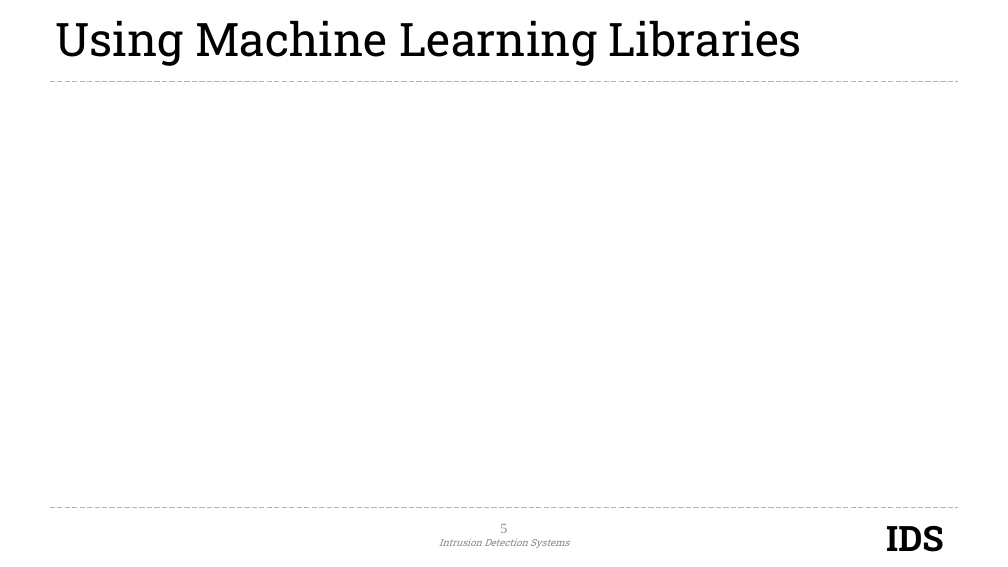
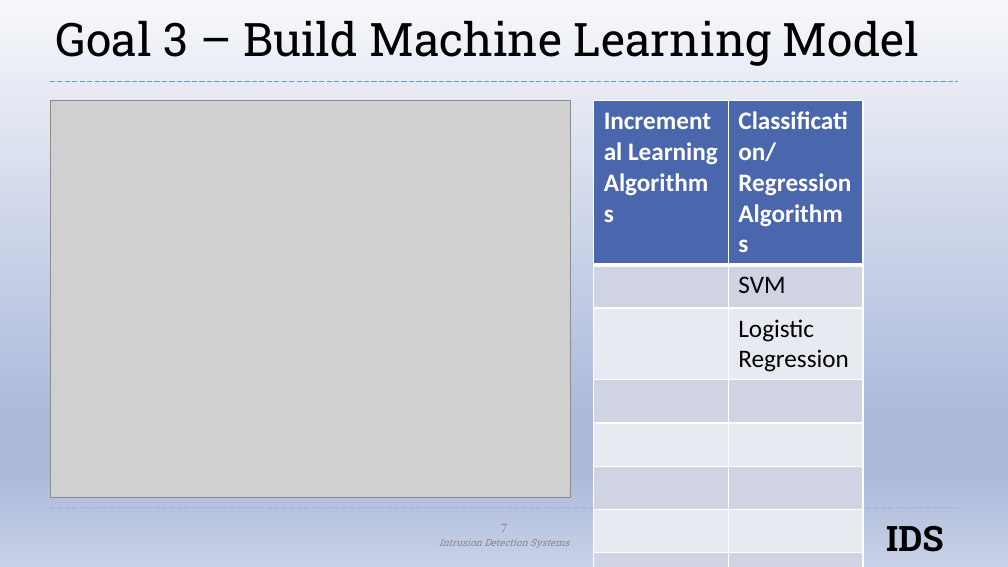
Before and after one commit to AndrewQuijano/Operating_Systems_II, a slide deck: slide 7 of Project_Presentation.pptx (slide 5 before the commit). Drawn at 1008x567 pixels with LibreOffice and Linux fonts; fonts in the diff are those of the drawing; grey boxes stand for pictures; background and template pictures are left out. Boxes give left, top, right and bottom in pixels: in the first picture for what was removed or moved away, otherwise in the second. Text is boxed around its words. In the diff, an @@ line names an element or a change of style, - is before the commit and + after.

```diff
--- a/Project_Presentation.pptx
+++ b/Project_Presentation.pptx
@@ background #FFFFFF to gradient #F6F7FB to #ACB9DB to #C8D1E7 @@
@@ title at box(55, 20, 920, 66): text changed @@
-Using Machine Learning Libraries
+Goal 3 – Build Machine Learning Model
@@ line (50, 82) - (958, 82): stroke #9FB8CD 0.75 pt dashed to #629DD1 0.75 pt dashed @@
@@ picture added at box(50, 101, 571, 497) @@
@@ table added at box(594, 101, 864, 499), 8 rows, 2 columns @@
+Incremental Learning Algorithms | Classification/Regression Algorithms
+ | SVM
+ | Logistic Regression
+ | 
+ | 
+ | 
+ | 
+ | 
@@ page number at box(500, 524, 507, 533): text changed @@
-5
+7
```
Also in this commit, not shown: 6 other slides changed, 3 slides added, 1 slide removed, 12 other files.
